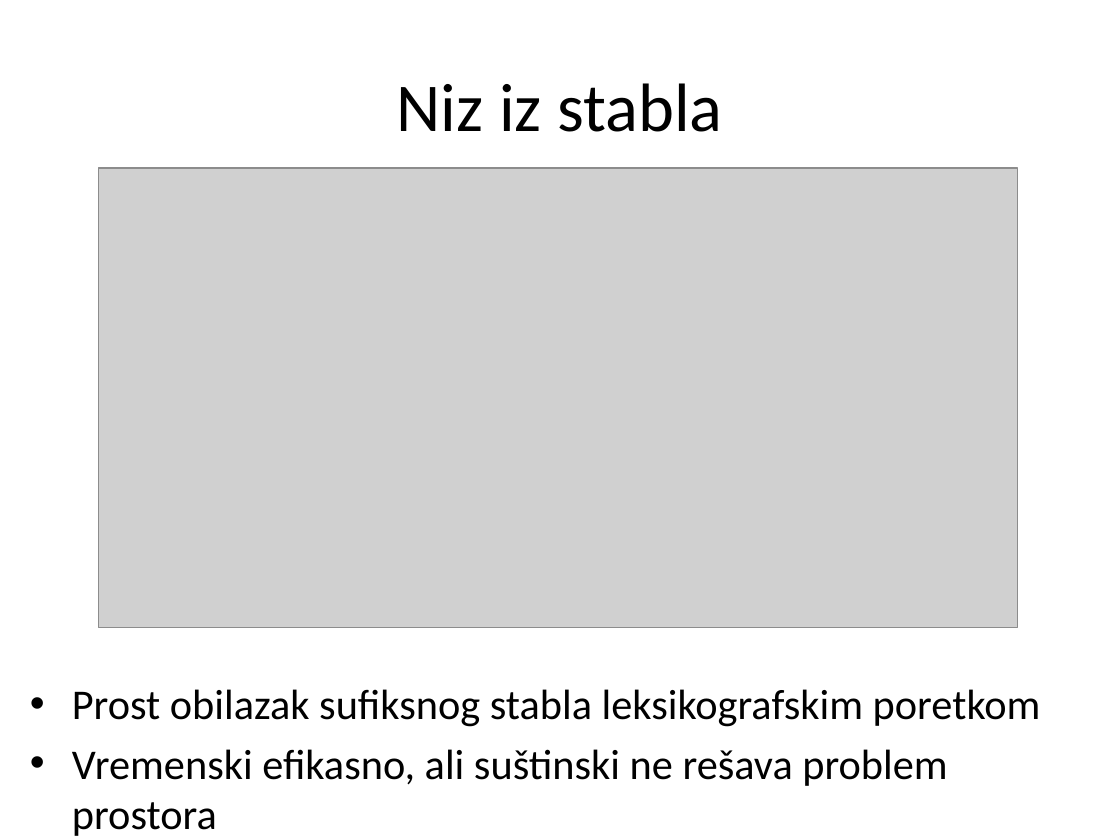
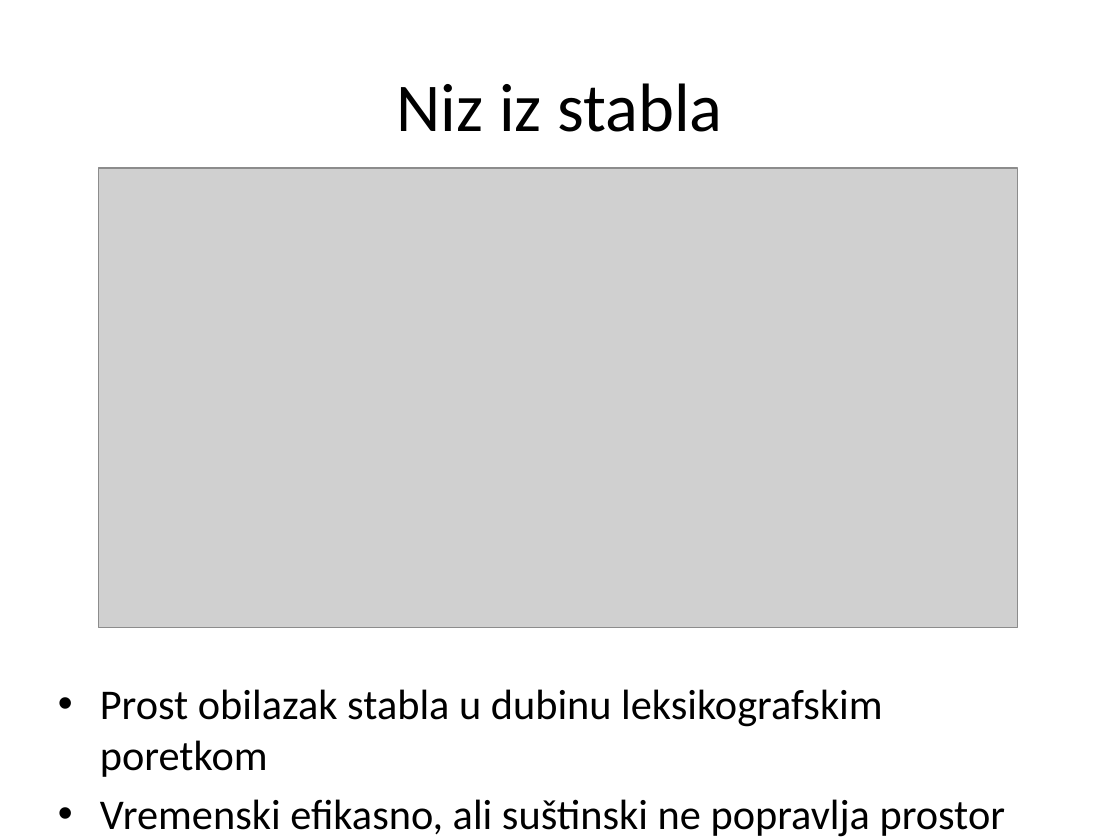
Before and after one commit to matfija/Sufiksni-niz, a slide deck: slide 9 of seminar/sufiksni.pptx. Drawn at 1120x840 pixels with LibreOffice and Linux fonts; fonts in the diff are those of the drawing; grey boxes stand for pictures. Boxes give left, top, right and bottom in pixels: in the first picture for what was removed or moved away, otherwise in the second. Text is boxed around its words. In the diff, an @@ line names an element or a change of style, - is before the commit and + after.

```diff
--- a/seminar/sufiksni.pptx
+++ b/seminar/sufiksni.pptx
@@ text at [100,689,1006,837]: text changed @@
-• Prost obilazak sufiksnog stabla leksikografskim poretkom
-• Vremenski efikasno, ali suštinski ne rešava problem prostora
+• Prost obilazak stabla u dubinu leksikografskim poretkom
+• Vremenski efikasno, ali suštinski ne popravlja prostor
```
Also in this commit, not shown: 4 other slides changed, 4 slides added, 4 other files.
